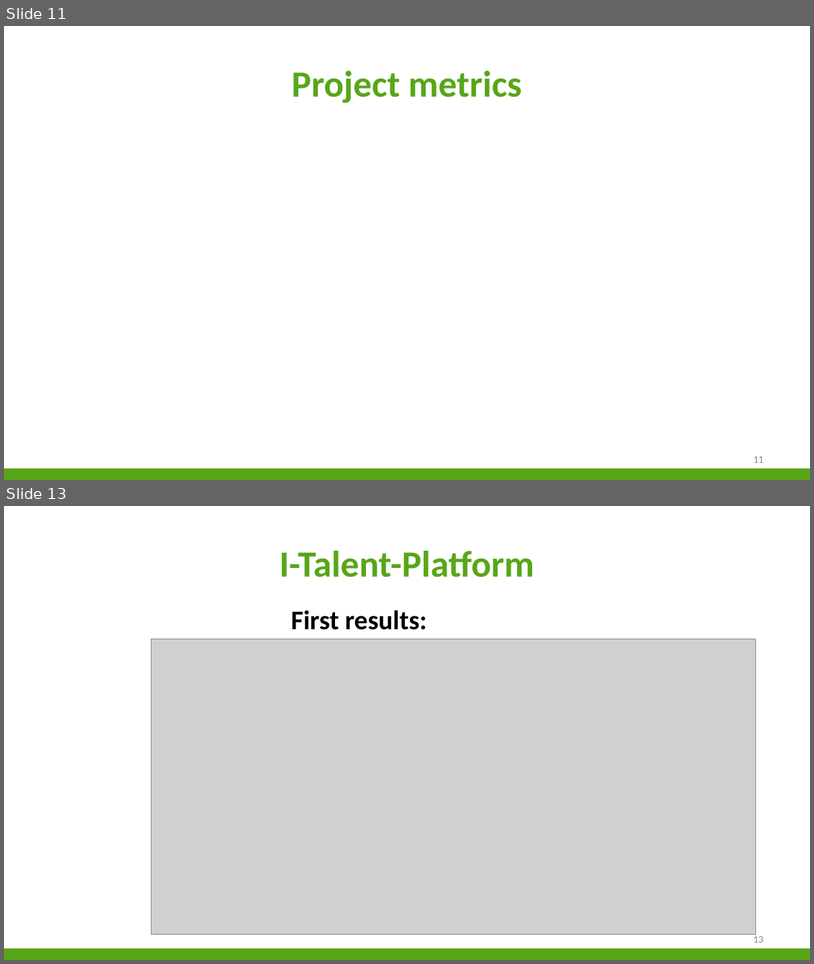
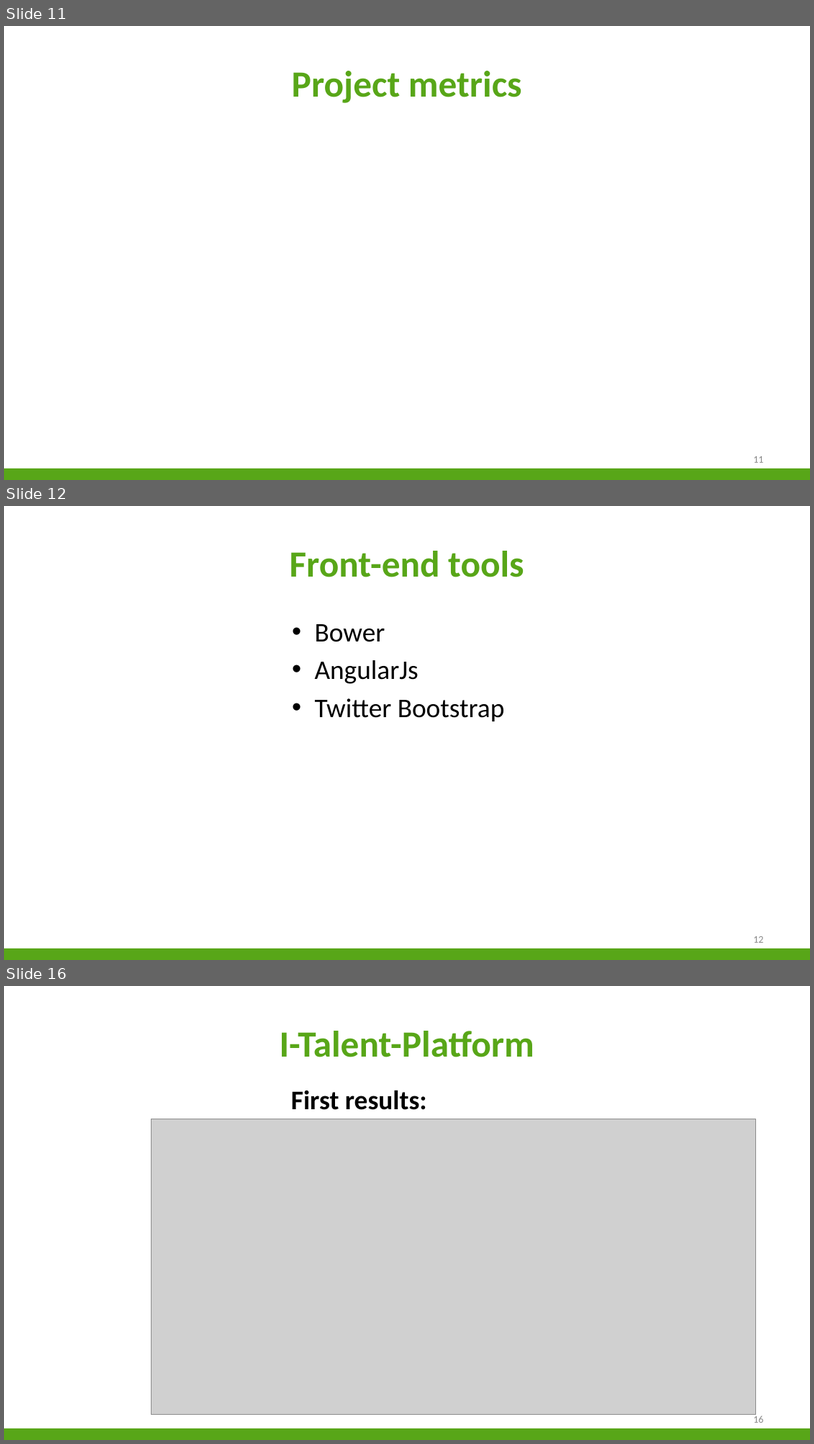
Before and after one commit to niekvandael/iTalent, a slide deck: italent/documents/Presentatie/Presentatie.pptx. Shown one above the other, each under a label of ours: slides 11 and 13 before the commit, slides 11, 12 and 16 after it; the slides between them are not shown. The pictures are 814x964 and 814x1444 pixels, drawn with LibreOffice and Linux fonts; fonts in the diff are those of the drawing; grey boxes stand for pictures; background and template pictures are left out. Boxes give left, top, right and bottom in pixels: in the first picture for what was removed or moved away, otherwise in the second. Text is boxed around its words. In the diff, an @@ line names an element or a change of style, - is before the commit and + after.

```diff
--- a/italent/documents/Presentatie/Presentatie.pptx
+++ b/italent/documents/Presentatie/Presentatie.pptx
@@ slide 12 added at (4,506,810,960), background #FFFFFF; not listed: 1 template element that a slide beside it also shows @@
@@ title added at (290,551,524,577), 44 pt, text #58A618, bold @@
+Front-end tools
@@ text added at (315,624,505,721), 32 pt, text #000000 @@
+• Bower
+• AngularJs
+• Twitter Bootstrap
@@ page number added at (754,936,764,942), 12 pt, text #898989 @@
+12
@@ what was slide 13 is now slide 16 @@
@@ page number at (754,1414,764,1422): text changed @@
-13
+16
```
Also in this commit, not shown: 3 other slides added, 1 slide removed.
